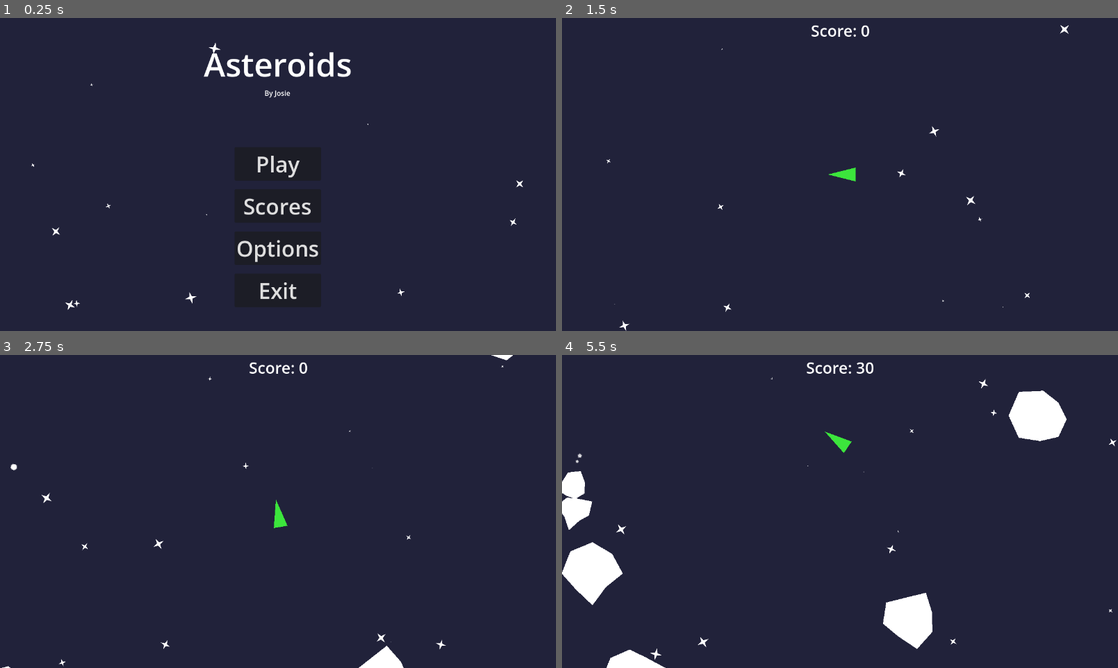
Above: before the commit, frames 1-4 (two rows, left to right).
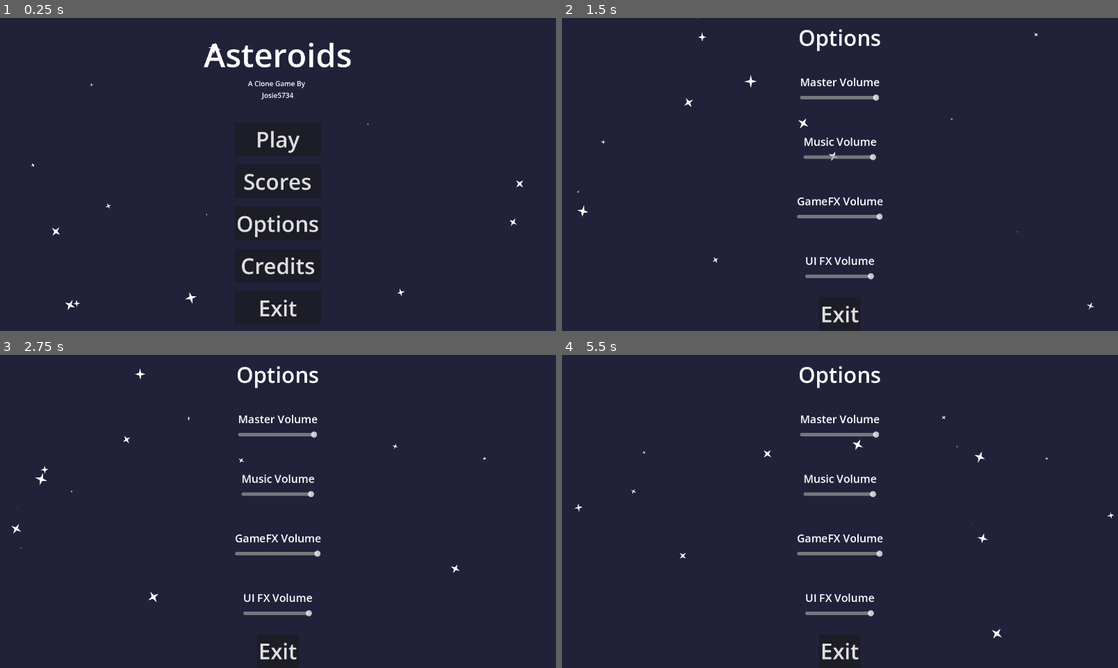
Above: after the commit, the same moments.

Repository: Josie5734/godot-asteroids-clone
Game: Godot game, scene res://scenes/main_menu/main_menu.tscn
The game is run twice, just before and just after one commit, with the same random seed, the same clock (stepped at 60 frames per second) and the same inputs.
Inputs (mouse positions are in pixels of both pictures, inside the frame that each line leads up to):
- Up to frame 1 (0.25 s): no input
- Up to frame 2 (1.5 s): click "Options" at 0.5 s; click (840, 165) at 1.25 s, where only the run before the commit has a clickable "Play"
- Up to frame 3 (2.75 s): hold Right (turn_right) from 2.03 s (still down); tap Space (shoot) at 2.1 s
- Up to frame 4 (5.5 s): release Right (turn_right) at 2.78 s; hold Left (turn_left) 2.78-3.53 s; tap Space (shoot) every 0.75 s from 2.85 to 5.1 s; hold Right (turn_right) 3.53-4.28 s; hold W (accelerate) 4.28-5.03 s; hold Left (turn_left) from 5.03 s (still down)

The runs differ from the first frame. In frame 1, 3.5% of the frame differs, in the area x 36-64%, y 7-96%; in frame 2, 2.3%; in frame 3, 2.7%; in frame 4, 7.1%, in the area x 0-100%, y 2-100%.

Commit message:
added credits menu, starting to add settings menu

Diff:
--- a/default_bus_layout.tres
+++ b/default_bus_layout.tres
@@ -1,15 +1,15 @@
 [gd_resource type="AudioBusLayout" format=3 uid="uid://bnprpcm55rrt4"]
 
 [resource]
-bus/1/name = &"New Bus"
+bus/1/name = &"UI-FX"
 bus/1/solo = false
 bus/1/mute = false
 bus/1/bypass_fx = false
-bus/1/volume_db = 0.0
+bus/1/volume_db = -5.9307528
 bus/1/send = &"Master"
-bus/2/name = &"New Bus 2"
+bus/2/name = &"Game-FX"
 bus/2/solo = false
 bus/2/mute = false
 bus/2/bypass_fx = false
-bus/2/volume_db = 0.0
+bus/2/volume_db = -5.9307528
 bus/2/send = &"Master"
--- a/scenes/AudioManager.gd
+++ b/scenes/AudioManager.gd
@@ -7,6 +7,7 @@
 	player = AudioStreamPlayer.new() # create audiostreamplayer node
 	add_child(player) # add to whatever current scene is
 	player.stream = preload("res://sounds/click.wav") # add in the click sound effect
+	player.bus = "UI-FX"
 
 
 func play_button_click(): # play the button click sound
--- /dev/null
+++ b/scenes/credits_menu/credits_menu.gd
@@ -0,0 +1,12 @@
+extends Control
+
+
+# add the click sound effect to each buttons pressed() signal
+func _ready() -> void:
+	for button in get_tree().get_nodes_in_group("ui_buttons"):
+		button.pressed.connect(AudioManager.play_button_click)
+
+
+# exit back to main menu
+func _on_exit_pressed() -> void:
+	get_tree().change_scene_to_file("res://scenes/main_menu/main_menu.tscn")
--- /dev/null
+++ b/scenes/credits_menu/credits_menu.tscn
@@ -0,0 +1,141 @@
+[gd_scene format=3 uid="uid://dxv66rtivl85y"]
+
+[ext_resource type="Script" uid="uid://bxve0ycq0y8bu" path="res://scenes/credits_menu/credits_menu.gd" id="1_344tv"]
+[ext_resource type="PackedScene" uid="uid://3dq5vis2xs8a" path="res://scenes/background/background.tscn" id="1_hhhe6"]
+
+[node name="CreditsMenu" type="Control" unique_id=1758844903]
+layout_mode = 3
+anchors_preset = 15
+anchor_right = 1.0
+anchor_bottom = 1.0
+grow_horizontal = 2
+grow_vertical = 2
+script = ExtResource("1_344tv")
+
+[node name="Background" parent="." unique_id=1586709641 instance=ExtResource("1_hhhe6")]
+
+[node name="CreditsContainer" type="VBoxContainer" parent="." unique_id=1243637735]
+layout_mode = 1
+anchors_preset = 15
+anchor_right = 1.0
+anchor_bottom = 1.0
+grow_horizontal = 2
+grow_vertical = 2
+
+[node name="TitleContainer" type="CenterContainer" parent="CreditsContainer" unique_id=253658411]
+layout_mode = 2
+size_flags_horizontal = 3
+size_flags_vertical = 3
+
+[node name="TitleVbox" type="VBoxContainer" parent="CreditsContainer/TitleContainer" unique_id=1766517620]
+layout_mode = 2
+
+[node name="Title" type="Label" parent="CreditsContainer/TitleContainer/TitleVbox" unique_id=832970985]
+layout_mode = 2
+size_flags_vertical = 3
+theme_override_font_sizes/font_size = 75
+text = "Asteroids"
+horizontal_alignment = 1
+
+[node name="SubTitle" type="Label" parent="CreditsContainer/TitleContainer/TitleVbox" unique_id=163644592]
+layout_mode = 2
+text = "A Clone Game By "
+horizontal_alignment = 1
+
+[node name="SubTitle2" type="Label" parent="CreditsContainer/TitleContainer/TitleVbox" unique_id=517210299]
+layout_mode = 2
+text = "Josie5734"
+horizontal_alignment = 1
+
+[node name="CreditsVbox" type="VBoxContainer" parent="CreditsContainer" unique_id=1294508543]
+layout_mode = 2
+size_flags_vertical = 3
+size_flags_stretch_ratio = 2.5
+theme_override_constants/separation = 30
+
+[node name="Credit1VBox" type="VBoxContainer" parent="CreditsContainer/CreditsVbox" unique_id=1262884226]
+layout_mode = 2
+
+[node name="Credit" type="Label" parent="CreditsContainer/CreditsVbox/Credit1VBox" unique_id=1983516194]
+layout_mode = 2
+size_flags_vertical = 6
+theme_override_font_sizes/font_size = 25
+text = "Programming, Visuals, Music, Sound FX"
+horizontal_alignment = 1
+
+[node name="SubCredit" type="Label" parent="CreditsContainer/CreditsVbox/Credit1VBox" unique_id=57719869]
+layout_mode = 2
+size_flags_vertical = 6
+theme_override_font_sizes/font_size = 20
+text = "Josie5734"
+horizontal_alignment = 1
+
+[node name="Credit1VBox2" type="VBoxContainer" parent="CreditsContainer/CreditsVbox" unique_id=1435101036]
+layout_mode = 2
+
+[node name="Credit" type="Label" parent="CreditsContainer/CreditsVbox/Credit1VBox2" unique_id=79324772]
+layout_mode = 2
+size_flags_vertical = 6
+theme_override_font_sizes/font_size = 25
+text = "Sound FX made with"
+horizontal_alignment = 1
+
+[node name="SubCredit" type="Label" parent="CreditsContainer/CreditsVbox/Credit1VBox2" unique_id=2073267345]
+layout_mode = 2
+size_flags_vertical = 6
+theme_override_font_sizes/font_size = 20
+text = "sfxr.me"
+horizontal_alignment = 1
+
+[node name="Credit1VBox3" type="VBoxContainer" parent="CreditsContainer/CreditsVbox" unique_id=3049325]
+layout_mode = 2
+
+[node name="Credit" type="Label" parent="CreditsContainer/CreditsVbox/Credit1VBox3" unique_id=65483166]
+layout_mode = 2
+size_flags_vertical = 6
+theme_override_font_sizes/font_size = 25
+text = "Music made with"
+horizontal_alignment = 1
+
+[node name="SubCredit" type="Label" parent="CreditsContainer/CreditsVbox/Credit1VBox3" unique_id=1071936454]
+layout_mode = 2
+size_flags_vertical = 6
+theme_override_font_sizes/font_size = 20
+text = "Vital Synthesiser and Reaper DAW"
+horizontal_alignment = 1
+
+[node name="Credit1VBox4" type="VBoxContainer" parent="CreditsContainer/CreditsVbox" unique_id=1605320130]
+layout_mode = 2
+
+[node name="Credit" type="Label" parent="CreditsContainer/CreditsVbox/Credit1VBox4" unique_id=1822209090]
+layout_mode = 2
+size_flags_vertical = 6
+theme_override_font_sizes/font_size = 25
+text = "Visual Elements made with"
+horizontal_alignment = 1
+
+[node name="SubCredit" type="Label" parent="CreditsContainer/CreditsVbox/Credit1VBox4" unique_id=2020418569]
+layout_mode = 2
+size_flags_vertical = 6
+theme_override_font_sizes/font_size = 20
+text = "Inkscape"
+horizontal_alignment = 1
+
+[node name="Github" type="Label" parent="CreditsContainer/CreditsVbox" unique_id=477750054]
+layout_mode = 2
+size_flags_vertical = 6
+theme_override_font_sizes/font_size = 25
+text = "github.com/josie5734"
+horizontal_alignment = 1
+
+[node name="ButtonCenterContainer" type="CenterContainer" parent="CreditsContainer" unique_id=1730260512]
+layout_mode = 2
+size_flags_vertical = 3
+size_flags_stretch_ratio = 0.64
+
+[node name="Exit" type="Button" parent="CreditsContainer/ButtonCenterContainer" unique_id=1321924492 groups=["ui_buttons"]]
+layout_mode = 2
+theme_override_font_sizes/font_size = 50
+text = "Exit"
+
+[connection signal="pressed" from="CreditsContainer/ButtonCenterContainer/Exit" to="." method="_on_exit_pressed"]
--- a/scenes/main_menu/main_menu.gd
+++ b/scenes/main_menu/main_menu.gd
@@ -9,12 +9,11 @@
 
 # load game
 func _on_play_pressed() -> void:
-
 	get_tree().change_scene_to_file("res://scenes/game/game.tscn")
 
 
 func _on_options_pressed() -> void:
-	pass
+	get_tree().change_scene_to_file("res://scenes/options_menu/options_menu.tscn")
 
 
 
@@ -25,3 +24,8 @@
 # quit game
 func _on_exit_pressed() -> void:
 	get_tree().quit()
+
+
+# go to credits
+func _on_credits_pressed() -> void:
+	get_tree().change_scene_to_file("res://scenes/credits_menu/credits_menu.tscn")
--- a/scenes/main_menu/main_menu.tscn
+++ b/scenes/main_menu/main_menu.tscn
@@ -27,6 +27,7 @@
 layout_mode = 2
 size_flags_horizontal = 3
 size_flags_vertical = 3
+size_flags_stretch_ratio = 0.9
 
 [node name="TitleVbox" type="VBoxContainer" parent="MenuVbox/TitleContainer" unique_id=1840774762]
 layout_mode = 2
@@ -40,7 +41,12 @@
 
 [node name="SubTitle" type="Label" parent="MenuVbox/TitleContainer/TitleVbox" unique_id=1580312217]
 layout_mode = 2
-text = "By Josie"
+text = "A Clone Game By "
+horizontal_alignment = 1
+
+[node name="SubTitle2" type="Label" parent="MenuVbox/TitleContainer/TitleVbox" unique_id=1278984323]
+layout_mode = 2
+text = "Josie5734"
 horizontal_alignment = 1
 
 [node name="ButtonsContainer" type="CenterContainer" parent="MenuVbox" unique_id=16877731]
@@ -68,6 +74,12 @@
 theme_override_font_sizes/font_size = 50
 text = "Options"
 
+[node name="Credits" type="Button" parent="MenuVbox/ButtonsContainer/ButtonsVbox" unique_id=1943164077 groups=["ui_buttons"]]
+layout_mode = 2
+theme_override_font_sizes/font_size = 50
+text = "Credits
+"
+
 [node name="Exit" type="Button" parent="MenuVbox/ButtonsContainer/ButtonsVbox" unique_id=732597808 groups=["ui_buttons"]]
 layout_mode = 2
 theme_override_font_sizes/font_size = 50
@@ -76,4 +88,6 @@
 [connection signal="pressed" from="MenuVbox/ButtonsContainer/ButtonsVbox/Play" to="." method="_on_play_pressed"]
 [connection signal="pressed" from="MenuVbox/ButtonsContainer/ButtonsVbox/Scores" to="." method="_on_scores_pressed"]
 [connection signal="pressed" from="MenuVbox/ButtonsContainer/ButtonsVbox/Options" to="." method="_on_options_pressed"]
+[connection signal="pressed" from="MenuVbox/ButtonsContainer/ButtonsVbox/Credits" to="." method="_on_options_pressed"]
+[connection signal="pressed" from="MenuVbox/ButtonsContainer/ButtonsVbox/Credits" to="." method="_on_credits_pressed"]
 [connection signal="pressed" from="MenuVbox/ButtonsContainer/ButtonsVbox/Exit" to="." method="_on_exit_pressed"]
--- /dev/null
+++ b/scenes/options_menu/options_menu.gd
@@ -0,0 +1,12 @@
+extends Control
+
+
+# add the click sound effect to each buttons pressed() signal
+func _ready() -> void:
+	for button in get_tree().get_nodes_in_group("ui_buttons"):
+		button.pressed.connect(AudioManager.play_button_click)
+
+
+# exit back to main menu
+func _on_exit_pressed() -> void:
+	get_tree().change_scene_to_file("res://scenes/main_menu/main_menu.tscn")
--- /dev/null
+++ b/scenes/options_menu/options_menu.tscn
@@ -0,0 +1,122 @@
+[gd_scene format=3 uid="uid://bwxkgbl8elbp"]
+
+[ext_resource type="Script" uid="uid://b1c8vcu8s5hq6" path="res://scenes/options_menu/options_menu.gd" id="1_jg136"]
+[ext_resource type="PackedScene" uid="uid://3dq5vis2xs8a" path="res://scenes/background/background.tscn" id="2_pk5f1"]
+
+[node name="SettingsMenu" type="Control" unique_id=1662102341]
+layout_mode = 3
+anchors_preset = 15
+anchor_right = 1.0
+anchor_bottom = 1.0
+grow_horizontal = 2
+grow_vertical = 2
+script = ExtResource("1_jg136")
+
+[node name="Background" parent="." unique_id=1586709641 instance=ExtResource("2_pk5f1")]
+
+[node name="SettingsVBox" type="VBoxContainer" parent="." unique_id=579773364]
+layout_mode = 1
+anchors_preset = 15
+anchor_right = 1.0
+anchor_bottom = 1.0
+grow_horizontal = 2
+grow_vertical = 2
+
+[node name="TitleContainer" type="CenterContainer" parent="SettingsVBox" unique_id=871308413]
+layout_mode = 2
+size_flags_vertical = 3
+
+[node name="Title" type="Label" parent="SettingsVBox/TitleContainer" unique_id=1418542623]
+layout_mode = 2
+theme_override_font_sizes/font_size = 50
+text = "Options"
+horizontal_alignment = 1
+
+[node name="SettingsVBox" type="VBoxContainer" parent="SettingsVBox" unique_id=328374859]
+layout_mode = 2
+size_flags_vertical = 3
+size_flags_stretch_ratio = 6.0
+
+[node name="AudioMasterContainer" type="CenterContainer" parent="SettingsVBox/SettingsVBox" unique_id=1717344020]
+layout_mode = 2
+size_flags_vertical = 3
+
+[node name="AudioMasterContainer" type="VBoxContainer" parent="SettingsVBox/SettingsVBox/AudioMasterContainer" unique_id=2046661628]
+layout_mode = 2
+theme_override_constants/separation = 10
+
+[node name="AudioMasterLabel" type="Label" parent="SettingsVBox/SettingsVBox/AudioMasterContainer/AudioMasterContainer" unique_id=163273969]
+layout_mode = 2
+theme_override_font_sizes/font_size = 25
+text = "Master Volume"
+horizontal_alignment = 1
+
+[node name="AudioMasterSlider" type="HSlider" parent="SettingsVBox/SettingsVBox/AudioMasterContainer/AudioMasterContainer" unique_id=1496116611]
+layout_mode = 2
+value = 100.0
+
+[node name="AudioMusicContainer" type="CenterContainer" parent="SettingsVBox/SettingsVBox" unique_id=617680331]
+layout_mode = 2
+size_flags_vertical = 3
+
+[node name="AudioMusicContainer" type="VBoxContainer" parent="SettingsVBox/SettingsVBox/AudioMusicContainer" unique_id=626179898]
+layout_mode = 2
+theme_override_constants/separation = 10
+
+[node name="AudioMusicLabel" type="Label" parent="SettingsVBox/SettingsVBox/AudioMusicContainer/AudioMusicContainer" unique_id=781875888]
+layout_mode = 2
+theme_override_font_sizes/font_size = 25
+text = "Music Volume"
+horizontal_alignment = 1
+
+[node name="AudioMusicSlider" type="HSlider" parent="SettingsVBox/SettingsVBox/AudioMusicContainer/AudioMusicContainer" unique_id=1602418175]
+layout_mode = 2
+value = 100.0
+
+[node name="AudioGameFXContainer" type="CenterContainer" parent="SettingsVBox/SettingsVBox" unique_id=46558192]
+layout_mode = 2
+size_flags_vertical = 3
+
+[node name="AudioGameFXContainer" type="VBoxContainer" parent="SettingsVBox/SettingsVBox/AudioGameFXContainer" unique_id=129026506]
+layout_mode = 2
+theme_override_constants/separation = 10
+
+[node name="AudioGameFXLabel" type="Label" parent="SettingsVBox/SettingsVBox/AudioGameFXContainer/AudioGameFXContainer" unique_id=1269429846]
+layout_mode = 2
+theme_override_font_sizes/font_size = 25
+text = "GameFX Volume"
+horizontal_alignment = 1
+
+[node name="AudioGameFXSlider" type="HSlider" parent="SettingsVBox/SettingsVBox/AudioGameFXContainer/AudioGameFXContainer" unique_id=182870122]
+layout_mode = 2
+value = 100.0
+
+[node name="AudioUIFXContainer" type="CenterContainer" parent="SettingsVBox/SettingsVBox" unique_id=870383032]
+layout_mode = 2
+size_flags_vertical = 3
+
+[node name="AudioUIFXContainer" type="VBoxContainer" parent="SettingsVBox/SettingsVBox/AudioUIFXContainer" unique_id=2117535086]
+layout_mode = 2
+theme_override_constants/separation = 10
+
+[node name="AudioUIFXLabel" type="Label" parent="SettingsVBox/SettingsVBox/AudioUIFXContainer/AudioUIFXContainer" unique_id=1315695227]
+layout_mode = 2
+theme_override_font_sizes/font_size = 25
+text = "UI FX Volume"
+horizontal_alignment = 1
+
+[node name="AudioUIFXSlider" type="HSlider" parent="SettingsVBox/SettingsVBox/AudioUIFXContainer/AudioUIFXContainer" unique_id=723872059]
+layout_mode = 2
+value = 100.0
+
+[node name="ButtonCenterContainer" type="CenterContainer" parent="SettingsVBox" unique_id=1049535757]
+layout_mode = 2
+size_flags_vertical = 3
+size_flags_stretch_ratio = 0.64
+
+[node name="Exit" type="Button" parent="SettingsVBox/ButtonCenterContainer" unique_id=955446861 groups=["ui_buttons"]]
+layout_mode = 2
+theme_override_font_sizes/font_size = 50
+text = "Exit"
+
+[connection signal="pressed" from="SettingsVBox/ButtonCenterContainer/Exit" to="." method="_on_exit_pressed"]
--- a/scenes/pause_menu/pause_menu.gd
+++ b/scenes/pause_menu/pause_menu.gd
@@ -16,7 +16,7 @@
 
 
 func _on_options_pressed() -> void:
-	pass # Replace with function body.
+	get_tree().change_scene_to_file("res://scenes/options_menu/options_menu.tscn")
 
 
 func _on_exit_pressed() -> void:
--- a/scenes/ship/ship.tscn
+++ b/scenes/ship/ship.tscn
@@ -20,6 +20,6 @@
 [node name="ShootSFX" type="AudioStreamPlayer2D" parent="." unique_id=1470716076]
 unique_name_in_owner = true
 stream = ExtResource("2_u5c2e")
-volume_db = -10.992
+bus = &"Game-FX"
 
 [connection signal="area_entered" from="." to="." method="_on_area_entered"]
--- a/sounds/explosion_sfx.tscn
+++ b/sounds/explosion_sfx.tscn
@@ -5,5 +5,5 @@
 
 [node name="ExplosionSFX" type="AudioStreamPlayer2D" unique_id=365637568]
 stream = ExtResource("1_s1o25")
-volume_db = -6.05
+bus = &"Game-FX"
 script = ExtResource("2_byb33")
Not shown, added: scenes/credits_menu/credits_menu.gd.uid
Not shown, added: scenes/options_menu/options_menu.gd.uid
